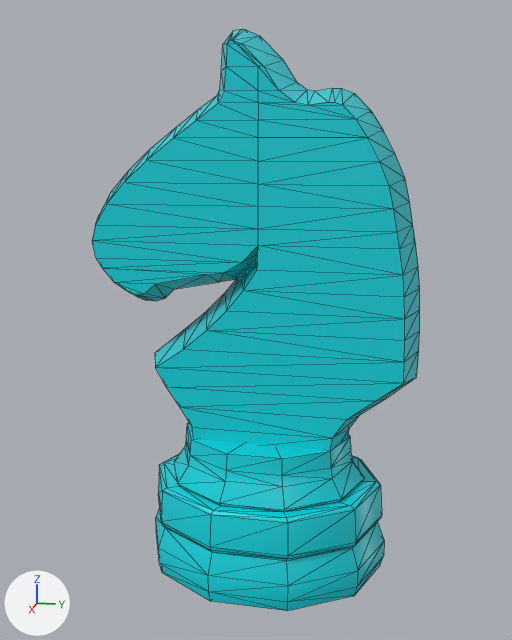
Before and after pictures for a commit that changed the glTF model assets/toy/item-1-12.glb.
The view is the same before and after, from a 50 mm lens placed at (0.25, 0.046, 0.158), pointed at (0.0, -0.004, 0.096). Lighting does not change. The marker at lower left points along +X, +Y and +Z. The older version comes first. Mesh edges are drawn as thin lines.

Before the edit, the objects in view are built like this:
```python
mat_piece_1_12 = principled_material('piece-1-12')
mat_piece_1_12.base_color = (0.0, 0.632, 0.704)  # cyan #00d0da
mat_piece_1_12.roughness = 0.45
mat_piece_1_12.emission_color = (0.0, 0.0134, 0.0149)  # black #001f21
mat_piece_1_12.emission_strength = 1.0
me_chesskitexport_014 = bpy.data.meshes.new('chessKitExport.014')
me_chesskitexport_014.from_pydata(...)  # 335 vertices, 662 faces; spans x -0.036..0.036, y -0.066..0.055, z 0.0..0.197
me_chesskitexport_014.materials.append(mat_piece_1_12)  # cyan #00d0da
ob_blackhorse = bpy.data.objects.new('BlackHorse', me_chesskitexport_014)
ob_blackhorse.location = (0.0, 0.0, 0.0)
```
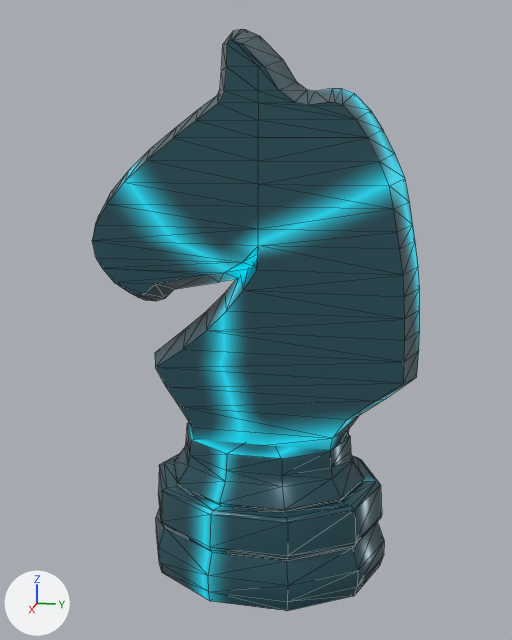
Edits to the bpy script that builds the scene:
```text
Add img_image_0:
    img_image_0 = load_image('Image_0', '_unpacked/Image_0', 64, 64, 'sRGB')
Change mat_piece_1_12:
    where n0 = _N.new('ShaderNodeBsdfPrincipled'); n0.name = 'Principled BSDF'
    remove n0.inputs[27].default_value = (0.0, 0.0134, 0.0149, 1.0)  # 'Emission Color', black #001f21
    n0.inputs[0].default_value: (0.0, 0.632, 0.704, 1.0) -> (0.03, 0.1, 0.13, 1.0)  # 'Base Color', cyan #00d0da -> 'Base Color', dark cyan #305965
    add n0.inputs[1].default_value = 0.3  # 'Metallic'
    n0.inputs[2].default_value: 0.45 -> 0.3  # 'Roughness'
    n0.inputs[28].default_value: 1.0 -> 0.71  # 'Emission Strength'
    add n2 = _N.new('ShaderNodeTexImage'); n2.name = 'Image Texture'
    add n2.image = img_image_0
    add _L.new(n2.outputs[0], n0.inputs[27])  # 'Color' to 'Emission Color'
```

Location of each change, (x1, y1, x2, y2) in pixels of the pictures (512 x 640 px):
'BlackHorse', surface changed (darker)
    both: (92, 29, 420, 611)
